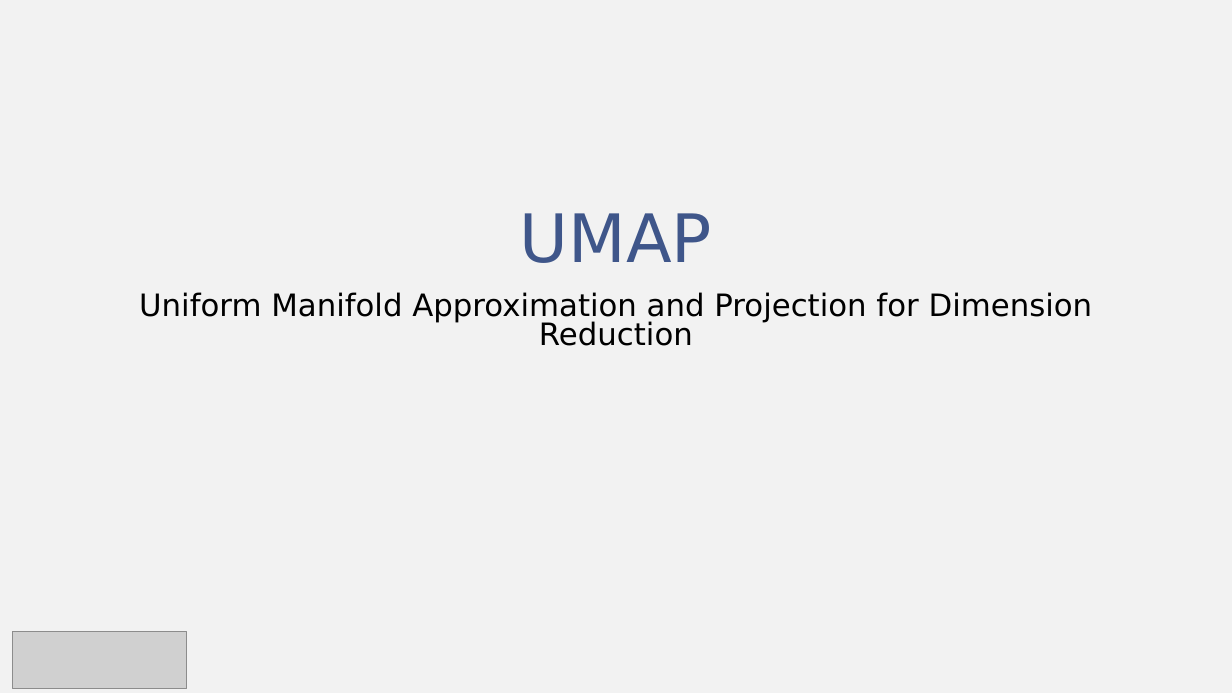
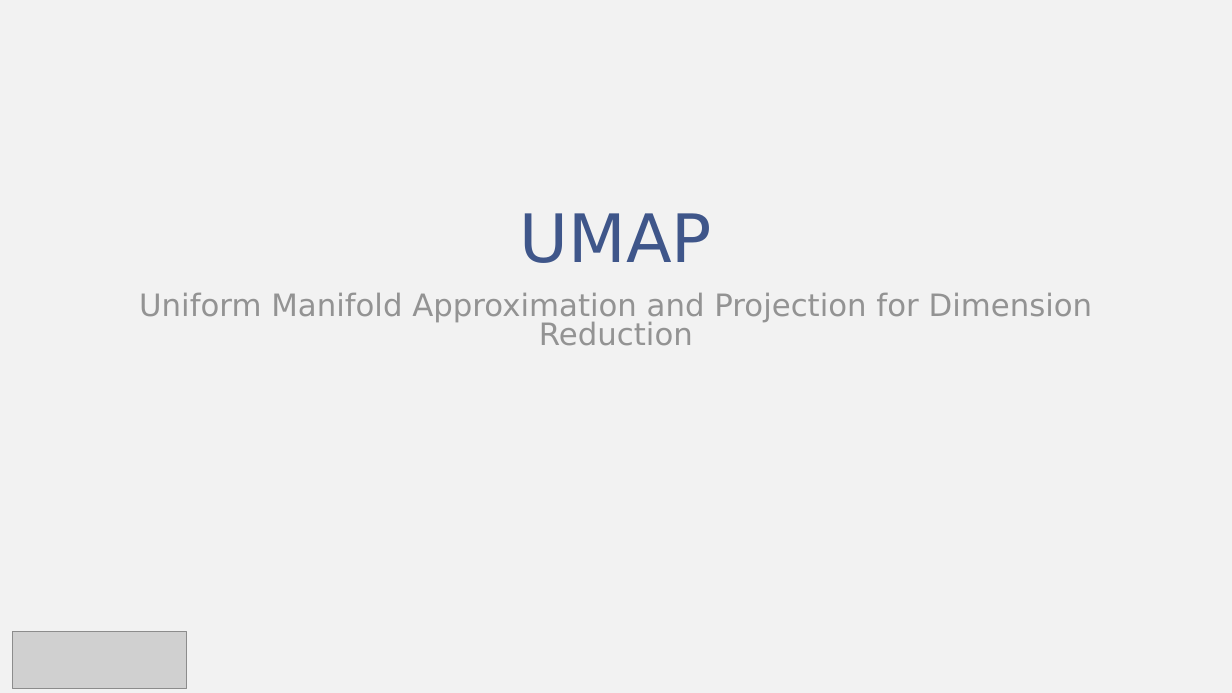
Before and after one commit to fratorgano/dimensionality-reduction, a slide deck: slide 2 of umap/UMAP.pptx. Drawn at 1232x693 pixels with LibreOffice and Linux fonts; fonts in the diff are those of the drawing; grey boxes stand for pictures. Boxes give left, top, right and bottom in pixels: in the first picture for what was removed or moved away, otherwise in the second. Text is boxed around its words. In the diff, an @@ line names an element or a change of style, - is before the commit and + after.

Commit message:
changed main font color

```diff
--- a/umap/UMAP.pptx
+++ b/umap/UMAP.pptx
@@ subtitle "Uniform Manifold Approximation and Projection ..." at (139,293,1093,345): text colour #000000 to #939393 @@
```
Also in this commit, not shown: 11 other slides changed.
